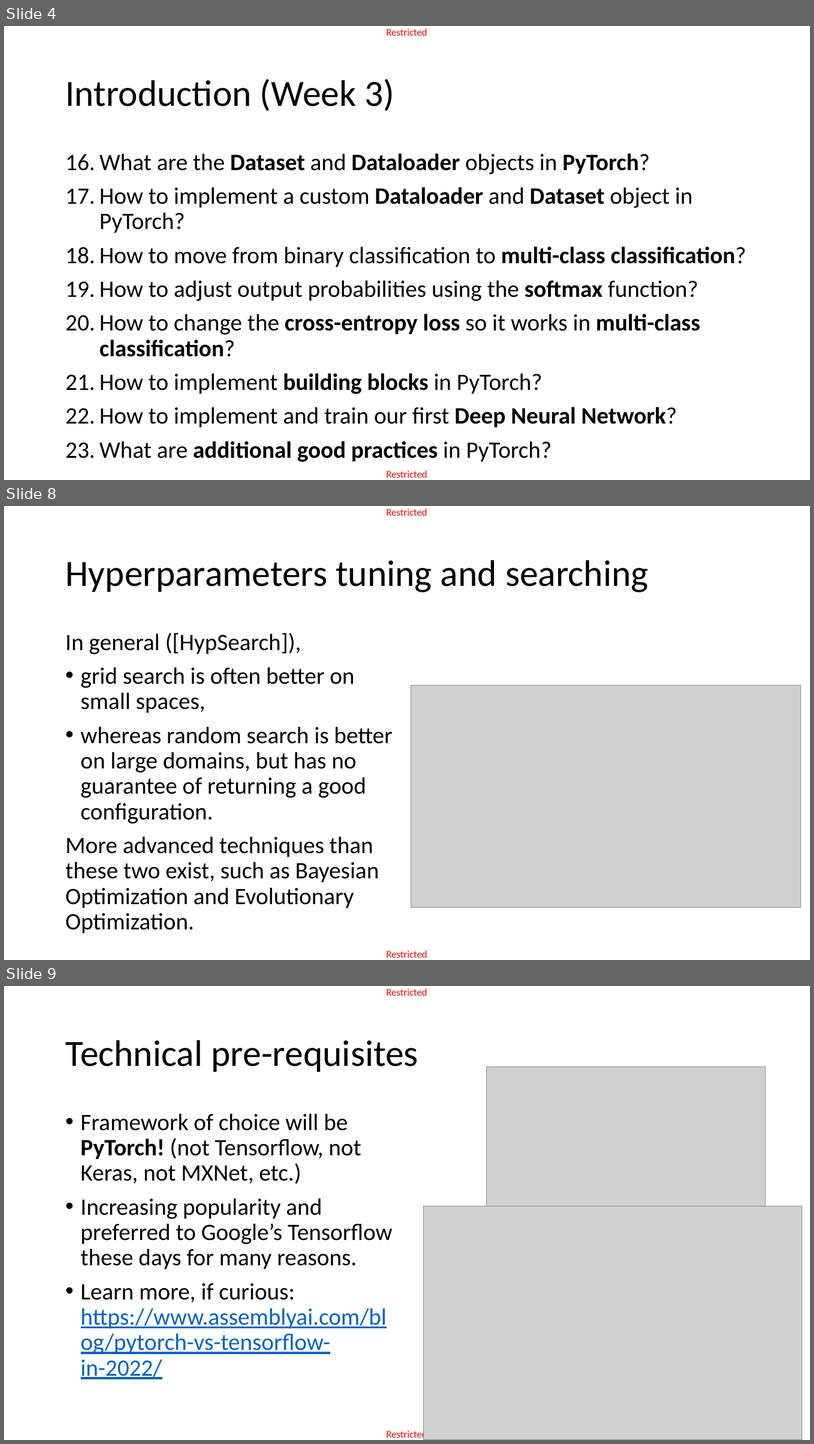
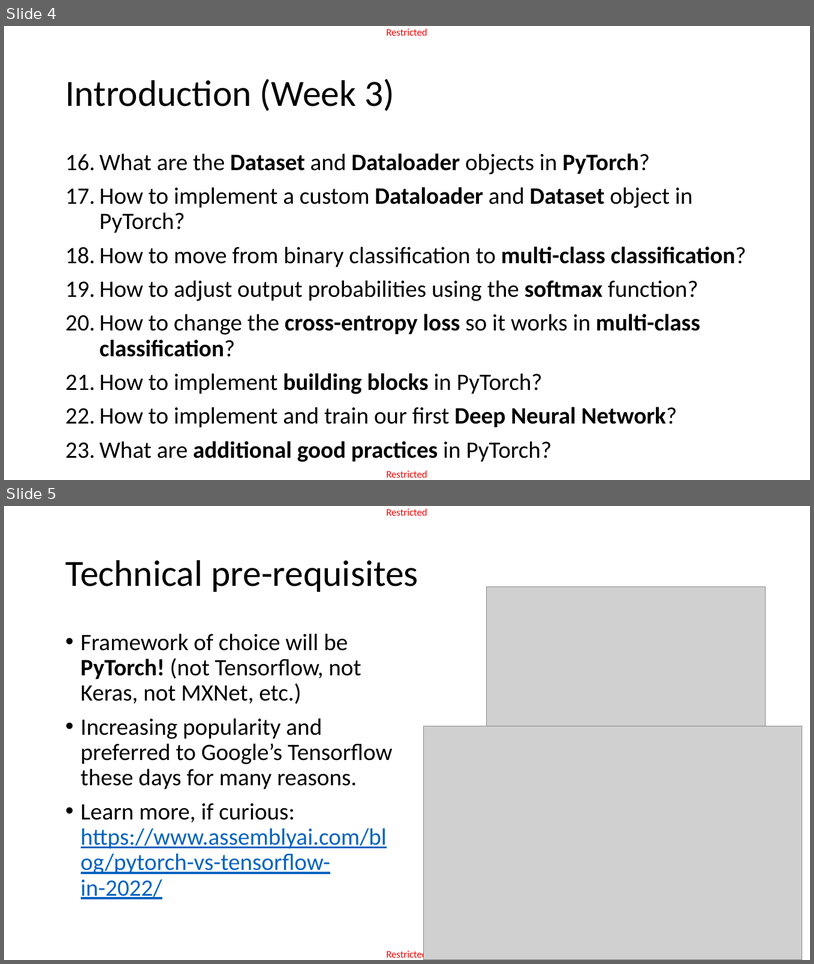
Before and after one commit to matthieudemari/SUTD_DL_50_039, a slide deck: W3/1. W3S1 final/W3S1.pptx. Shown one above the other, each under a label of ours: slides 4, 8 and 9 before the commit, slides 4 and 5 after it; the slides between them are not shown. The pictures are 814x1444 and 814x964 pixels, drawn with LibreOffice and Linux fonts; fonts in the diff are those of the drawing; grey boxes stand for pictures. Boxes give left, top, right and bottom in pixels: in the first picture for what was removed or moved away, otherwise in the second. Text is boxed around its words. In the diff, an @@ line names an element or a change of style, - is before the commit and + after.

```diff
--- a/W3/1. W3S1 final/W3S1.pptx
+++ b/W3/1. W3S1 final/W3S1.pptx
@@ slide 8 removed at box(4, 506, 810, 960), background #FFFFFF; not listed: 2 template elements that a slide beside it also shows @@
@@ title removed at box(65, 560, 648, 592) @@
-Hyperparameters tuning and searching
@@ text removed at box(65, 633, 392, 933) @@
-In general ([HypSearch]),
-• grid search is often better on small spaces,
-• whereas random search is better on large domains, but has no guarantee of returning a good configuration.
-More advanced techniques than these two exist, such as Bayesian Optimization and Evolutionary Optimization.
@@ picture removed at box(412, 685, 801, 907) @@
@@ what was slide 9 is now slide 5 @@
```
Also in this commit, not shown: 3 slides changed, 1 slide added, 3 other slides removed, 3 other files.
